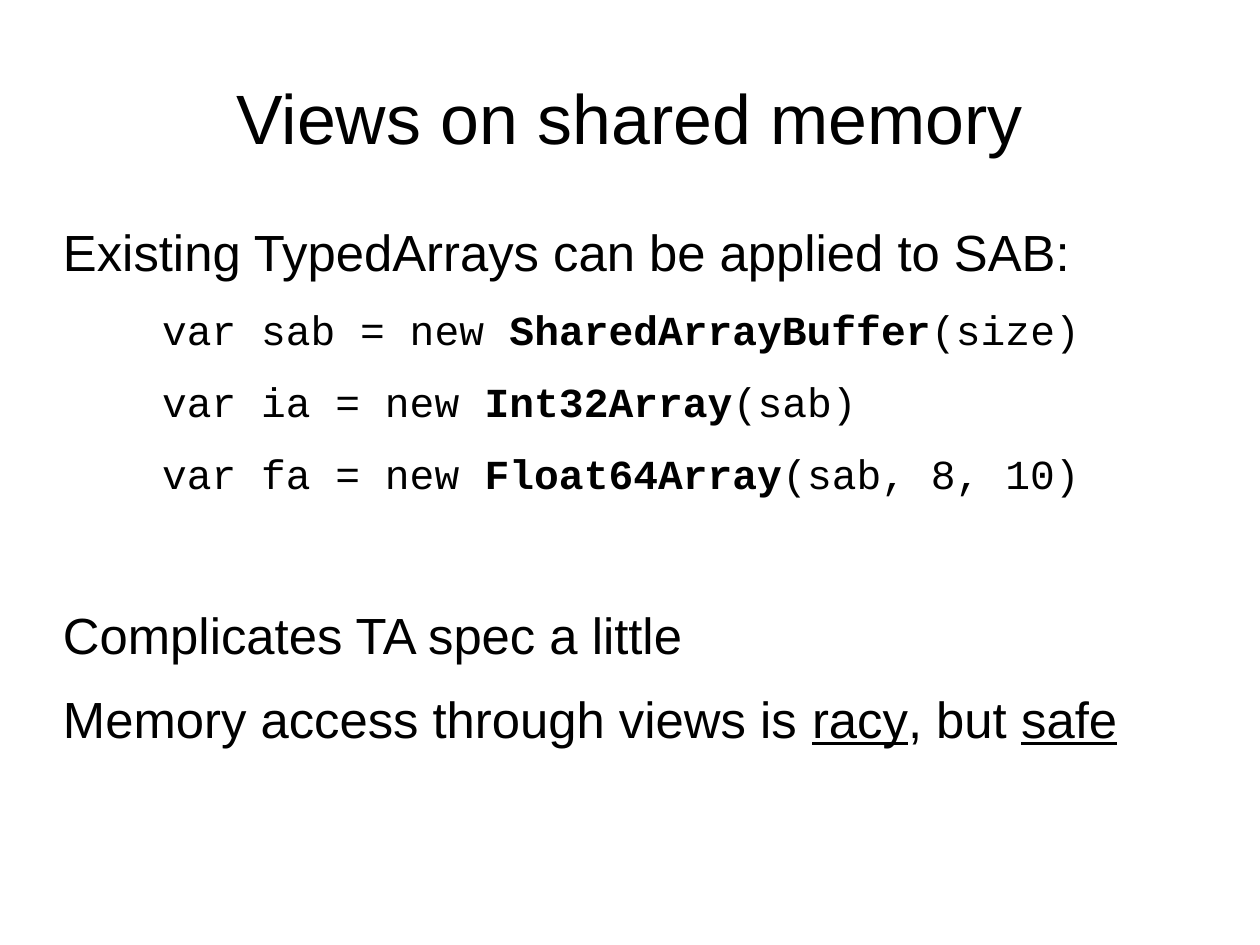
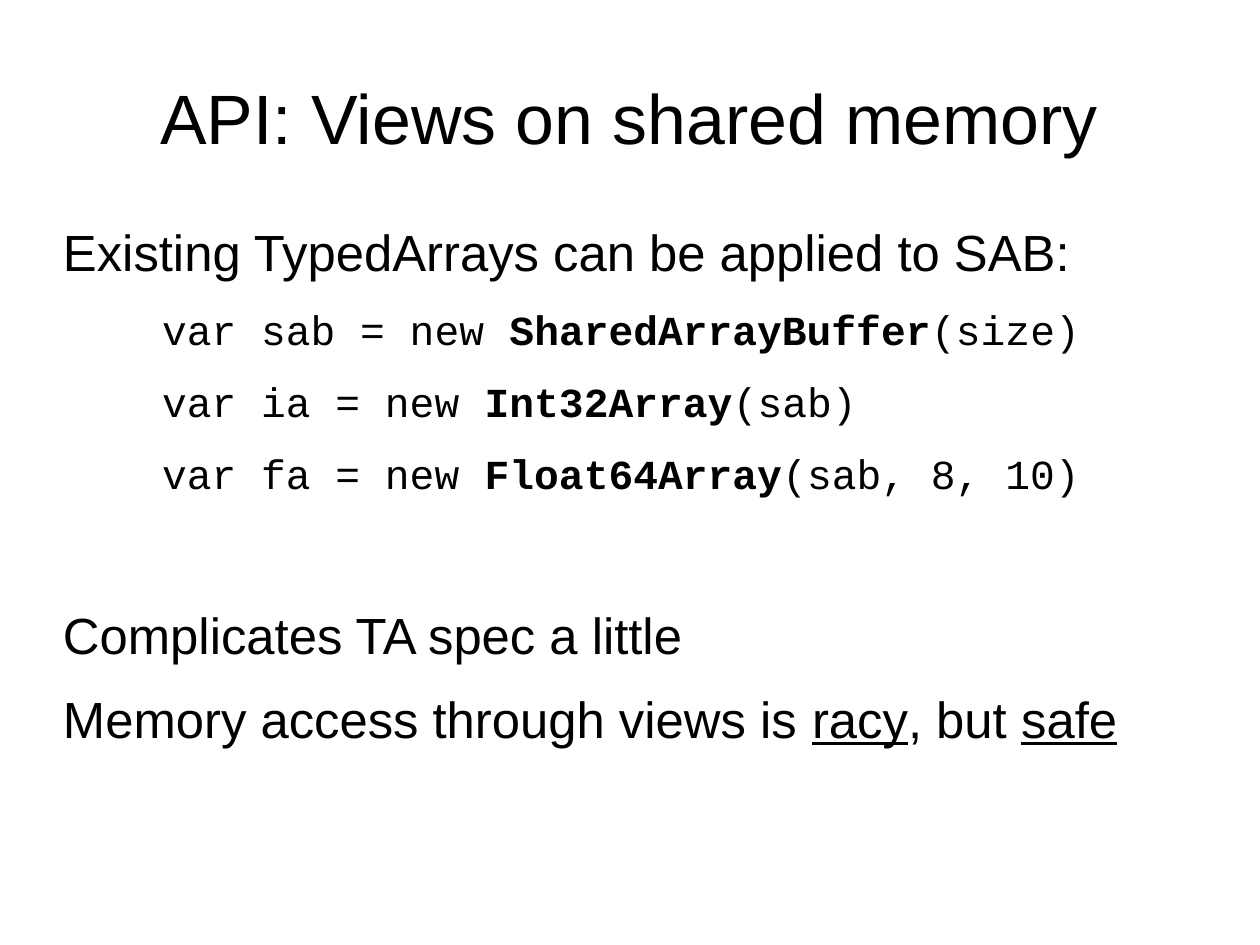
Before and after one commit to tc39/proposal-ecmascript-sharedmem, a slide deck: slide 7 of tc39/presentation-sept-2015.odp (slide 6 before the commit). Drawn at 1260x945 pixels with LibreOffice and Linux fonts; fonts in the diff are those of the drawing. Boxes give left, top, right and bottom in pixels: in the first picture for what was removed or moved away, otherwise in the second. Text is boxed around its words. In the diff, an @@ line names an element or a change of style, - is before the commit and + after.

```diff
--- a/tc39/presentation-sept-2015.odp
+++ b/tc39/presentation-sept-2015.odp
@@ title at [160, 93, 1098, 157]: text changed @@
-Views on shared memory
+API: Views on shared memory
```
Also in this commit, not shown: 7 other slides changed, 9 slides added, 1 slide removed.
